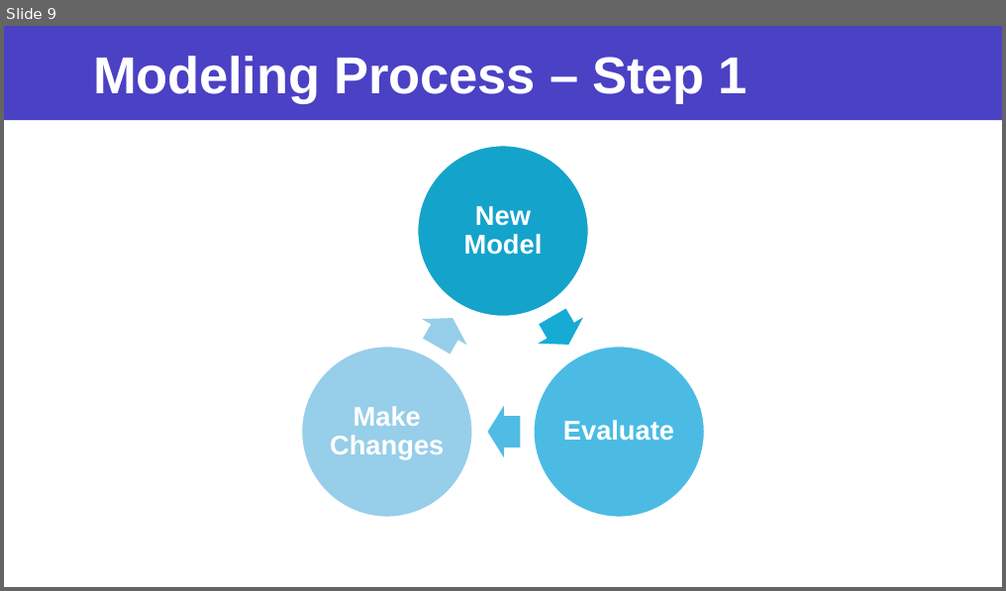
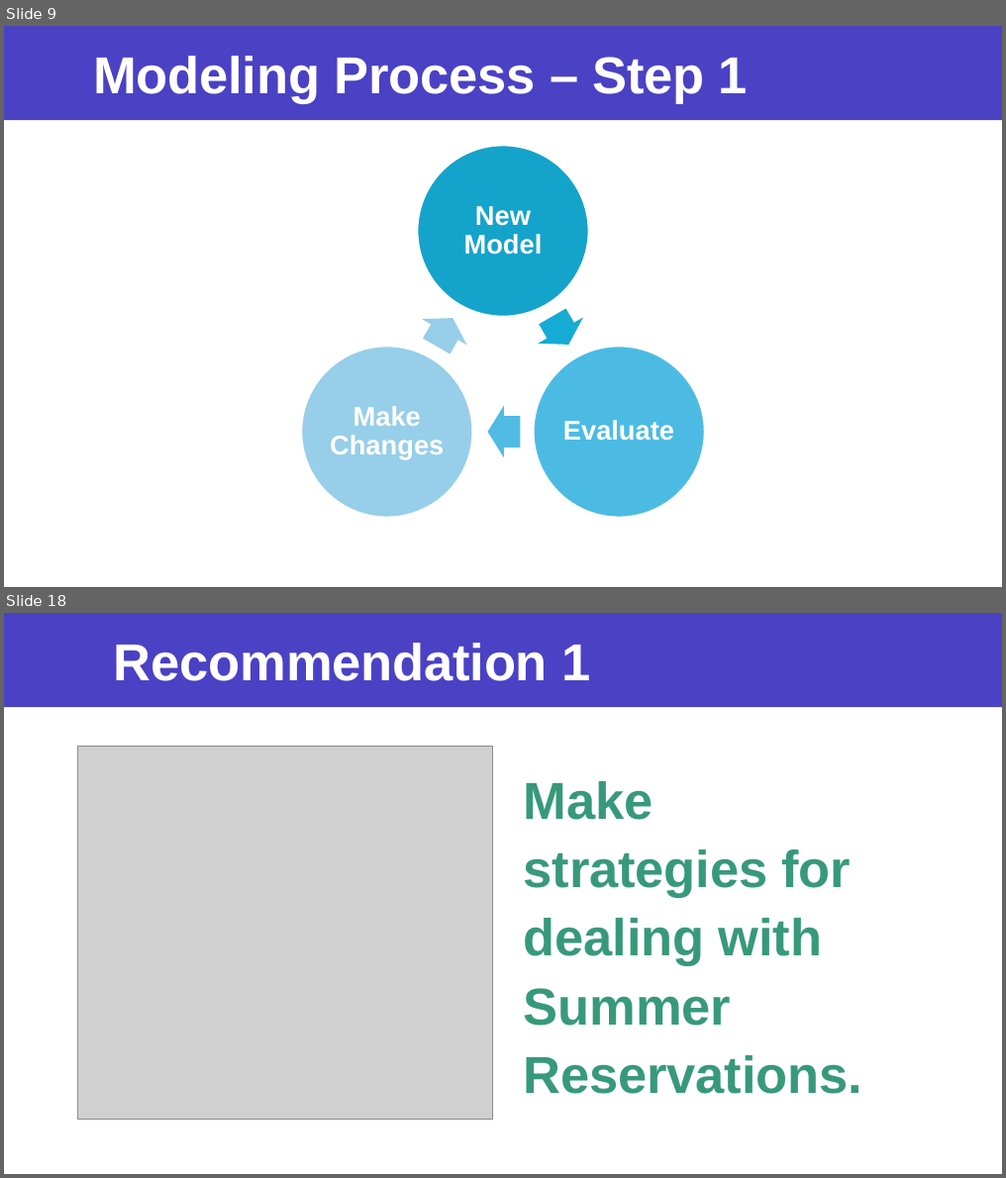
Before and after one commit to jaeheonk817/Project__Predicting-Hotel-Reservation-Cancellations, a slide deck: powerpoint.pptx. Shown one above the other, each under a label of ours: slide 9 before the commit, slides 9 and 18 after it; the slides between them are not shown. The pictures are 1006x591 and 1006x1178 pixels, drawn with LibreOffice and Linux fonts; fonts in the diff are those of the drawing; grey boxes stand for pictures. Boxes give left, top, right and bottom in pixels: in the first picture for what was removed or moved away, otherwise in the second. Text is boxed around its words. In the diff, an @@ line names an element or a change of style, - is before the commit and + after.

```diff
--- a/powerpoint.pptx
+++ b/powerpoint.pptx
@@ slide 18 added at [4, 613, 1002, 1174], background #FFFFFF; not listed: 1 template element that a slide beside it also shows @@
@@ title added at [114, 643, 590, 681], 50 pt, text #FFFFFF, bold @@
+Recommendation 1
@@ picture added at [77, 746, 492, 1120] @@
@@ text added at [524, 781, 862, 1094], 50 pt, text #37997B, bold @@
+Make strategies for dealing with Summer Reservations.
```
Also in this commit, not shown: 14 slides changed, 4 other slides added, 22 other files.
